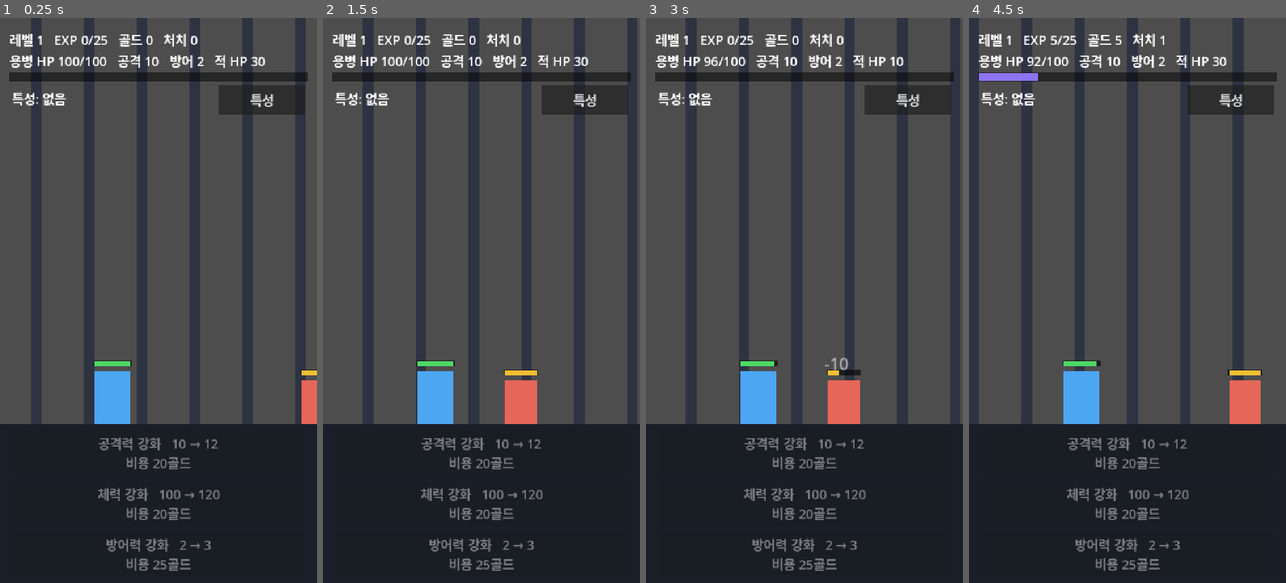
Above: before the commit, frames 1-4 (left to right).
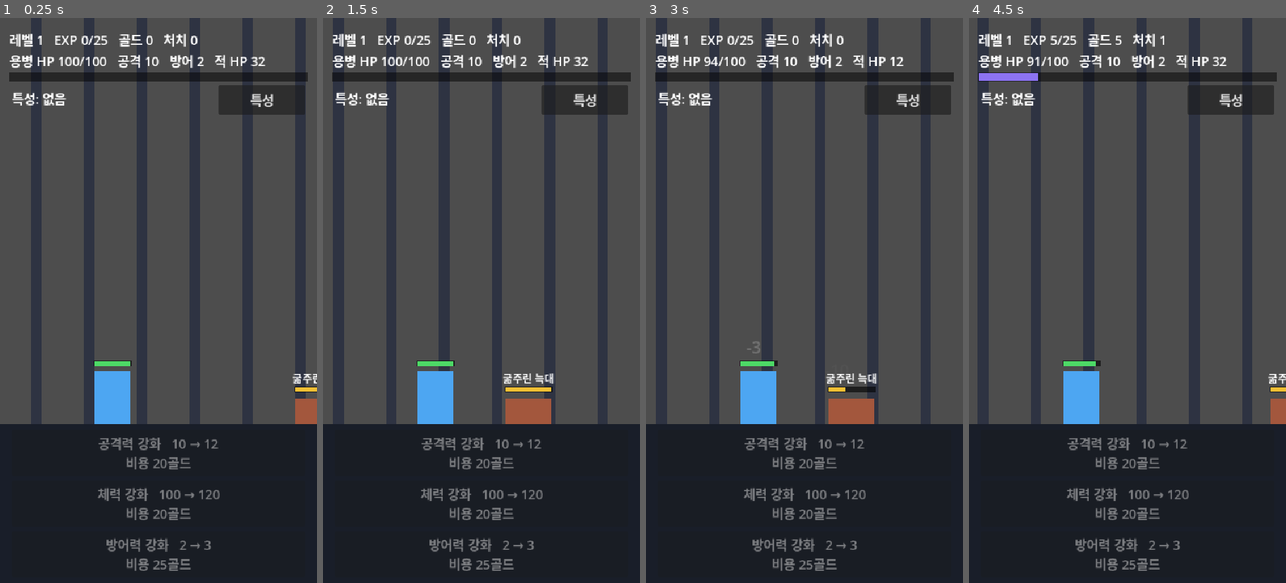
Above: after the commit, the same moments.

Repository: BN8624/unknown
Game: Godot game, scene res://Battle.tscn
Same seed, same stepped clock (60 frames per second), same inputs: the game is played once before the commit and once after it.
Inputs:
- Up to frame 1 (0.25 s): no input
- Up to frame 2 (1.5 s): click "특성" at 0.5 s; click "닫기" at 1.25 s
- Up to frame 3 (3 s): click "특성" at 2 s; click "닫기" at 2.75 s
- Up to frame 4 (4.5 s): click "특성" at 3.5 s; click "닫기" at 4.25 s

The runs differ from the first frame. In frame 1, 0.6% of the frame differs, in the area x 81-100%, y 6-72%; in frame 2, 27%; in frame 3, 27%, in the area x 3-100%, y 0-72%; in frame 4, 24%.

Commit message:
feat: TASK_006 일반 적 3종(늑대·고블린·방패병)과 결정적 순환
적 프로필 3종과 늑대3→고블린3→방패병1 고정 순환, 고블린 3연속(짧은
재등장), 크기·실루엣·이름·무리 번호 구분, 적별 보상, 프로필 기반
접근/공격 속도, 사망 후 순환 위치 유지. 검증 모드는 기준 적만 생성해
TASK_001~005 검증을 보존하고, 프로필·순서·보상·전투 역할을 별도
결정적으로 검증. 종료 코드 0(ALL PASS TASK_001~006).

Co-Authored-By: Claude Opus 4.8 <noreply@anthropic.com>

Diff:
--- a/Battle.gd
+++ b/Battle.gd
@@ -17,6 +17,16 @@
 const COMBAT_RANGE := 150.0           # 이 거리 안이면 전투 시작
 const RESPAWN_DELAY := 0.4            # 적 처치 후 다음 적까지 대기(초) — 단축
 const MERC_DEATH_DELAY := 1.0        # 용병 사망 후 재시작 대기(초)
+
+# ── 일반 적 3종과 순환 (TASK_006) ────────────────────────────────
+# 검증 모드는 위의 기준 적(ENEMY_*)만 쓰고, 일반 플레이만 아래 프로필로 순환한다.
+const ENEMY_PROFILES := {
+	"wolf": {"name": "굶주린 늑대", "max_hp": 32, "atk": 5, "defense": 0, "interval": 0.75, "approach_speed": 230.0, "gold": 5, "exp": 5},
+	"goblin": {"name": "고블린", "max_hp": 22, "atk": 4, "defense": 0, "interval": 1.0, "approach_speed": 200.0, "gold": 4, "exp": 4},
+	"shield": {"name": "방패병", "max_hp": 75, "atk": 8, "defense": 5, "interval": 1.5, "approach_speed": 130.0, "gold": 12, "exp": 10},
+}
+const ENEMY_SEQUENCE := ["wolf", "wolf", "wolf", "goblin", "goblin", "goblin", "shield"]
+const GOBLIN_GAP := 0.15            # 고블린 무리 내부 재등장 지연(초)
 
 # ── 성장: 골드와 공격력 강화 (TASK_002) ──────────────────────────
 const GOLD_PER_KILL := 5
@@ -60,6 +70,7 @@
 var enemy := {}              # 비어 있으면 현재 적 없음
 var respawn_timer := 0.0     # 적 처치 후 카운트다운
 var merc_revive_timer := 0.0 # 용병 사망 후 카운트다운
+var enemy_seq_index := 0     # 적 순환 위치 (처치 시 전진, 사망 재시작에는 유지)
 var bg_stripes: Array = []
 
 # ── 검증용 (헤드리스 --verify 실행 시에만 동작) ──────────────────
@@ -120,6 +131,7 @@
 var v_hp := false
 var v_def := false
 var v_traits := false
+var v_enemies := false
 var v_phase := 0   # 검증 강화 순서: 0=체력, 1=방어력, 2=공격력
 
 
@@ -161,7 +173,7 @@
 	match enemy.state:
 		WALK:
 			_advance(delta)
-			enemy.body.position.x -= ENEMY_APPROACH_SPEED * delta
+			enemy.body.position.x -= enemy.approach_speed * delta
 			_sync_enemy_ui()
 			if enemy.body.position.x - merc.body.position.x <= COMBAT_RANGE:
 				enemy.state = COMBAT
@@ -228,7 +240,7 @@
 	add_child(hp_fill)
 
 	merc = {
-		"body": body, "hp_bg": hp_bg, "hp_fill": hp_fill,
+		"body": body, "hp_bg": hp_bg, "hp_fill": hp_fill, "bar_w": 60.0,
 		"max_hp": MERC_MAX_HP, "hp": MERC_MAX_HP,
 		"atk": MERC_ATK, "defense": MERC_DEF, "interval": MERC_INTERVAL, "atk_timer": 0.0,
 		"state": WALK, "base_x": MERC_X,
@@ -237,38 +249,111 @@
 
 # ── 적 ───────────────────────────────────────────────────────────
 func _spawn_enemy() -> void:
+	# 검증 모드는 기준 적(기존 ENEMY_*, 보상 5/5)만 생성해 TASK_002~005 검증을 보존한다.
+	var typ := "verify"
+	var prof := {"name": "검증적", "max_hp": ENEMY_MAX_HP, "atk": ENEMY_ATK, "defense": ENEMY_DEF, "interval": ENEMY_INTERVAL, "approach_speed": ENEMY_APPROACH_SPEED, "gold": GOLD_PER_KILL, "exp": EXP_PER_KILL}
+	var wave_cur := 0
+	var wave_total := 0
+	if not verify_mode:
+		typ = ENEMY_SEQUENCE[enemy_seq_index % ENEMY_SEQUENCE.size()]
+		prof = ENEMY_PROFILES[typ]
+		if typ == "goblin":
+			var info := _goblin_wave_info(enemy_seq_index % ENEMY_SEQUENCE.size())
+			wave_cur = info.x
+			wave_total = info.y
+
+	# 종류별 크기·색·실루엣 구분
+	var bsize := Vector2(54, 74)
+	var bcolor := Color(0.90, 0.40, 0.35)
+	match typ:
+		"wolf":
+			bsize = Vector2(78, 44); bcolor = Color(0.64, 0.34, 0.24)
+		"goblin":
+			bsize = Vector2(42, 64); bcolor = Color(0.32, 0.72, 0.34)
+		"shield":
+			bsize = Vector2(66, 96); bcolor = Color(0.52, 0.57, 0.64)
+	var by: float = (GROUND_Y + 90) - bsize.y   # 바닥선에 발을 맞춘다
+	var bar_w: float = bsize.x
+
 	var body := ColorRect.new()
-	body.color = Color(0.90, 0.40, 0.35)
-	body.size = Vector2(54, 74)
-	body.position = Vector2(ENEMY_SPAWN_X, GROUND_Y + 16)
+	body.color = bcolor
+	body.size = bsize
+	body.position = Vector2(ENEMY_SPAWN_X, by)
 	add_child(body)
 
 	var hp_bg := ColorRect.new()
 	hp_bg.color = Color(0, 0, 0, 0.6)
-	hp_bg.size = Vector2(58, 10)
-	hp_bg.position = Vector2(ENEMY_SPAWN_X - 2, GROUND_Y - 2)
+	hp_bg.size = Vector2(bar_w + 4, 10)
+	hp_bg.position = Vector2(ENEMY_SPAWN_X - 2, by - 20)
 	add_child(hp_bg)
 
 	var hp_fill := ColorRect.new()
 	hp_fill.color = Color(0.95, 0.75, 0.20)
-	hp_fill.size = Vector2(54, 8)
-	hp_fill.position = Vector2(ENEMY_SPAWN_X, GROUND_Y - 1)
+	hp_fill.size = Vector2(bar_w, 8)
+	hp_fill.position = Vector2(ENEMY_SPAWN_X, by - 19)
 	add_child(hp_fill)
 
+	var name_label := Label.new()
+	name_label.size = Vector2(180, 26)
+	name_label.position = Vector2(ENEMY_SPAWN_X + bar_w * 0.5 - 90, by - 48)
+	name_label.horizontal_alignment = HORIZONTAL_ALIGNMENT_CENTER
+	name_label.add_theme_font_size_override("font_size", 18)
+	name_label.text = ("고블린 무리 %d/%d" % [wave_cur, wave_total]) if typ == "goblin" else prof.name
+	if kfont != null:
+		name_label.add_theme_font_override("font", kfont)
+	add_child(name_label)
+
 	enemy = {
-		"body": body, "hp_bg": hp_bg, "hp_fill": hp_fill,
-		"max_hp": ENEMY_MAX_HP, "hp": ENEMY_MAX_HP,
-		"atk": ENEMY_ATK, "defense": ENEMY_DEF, "interval": ENEMY_INTERVAL, "atk_timer": 0.0,
-		"state": WALK,
+		"type": typ, "name": prof.name,
+		"body": body, "hp_bg": hp_bg, "hp_fill": hp_fill, "name_label": name_label, "bar_w": bar_w,
+		"max_hp": prof.max_hp, "hp": prof.max_hp,
+		"atk": prof.atk, "defense": prof.defense, "interval": prof.interval,
+		"approach_speed": prof.approach_speed,
+		"gold_reward": prof.gold, "exp_reward": prof.exp,
+		"atk_timer": 0.0, "state": WALK,
 	}
+
+	# 방패병: 몸 앞(용병 쪽)에 시각용 방패 도형
+	if typ == "shield":
+		var sh := ColorRect.new()
+		sh.color = Color(0.78, 0.82, 0.9)
+		sh.size = Vector2(14, 56)
+		sh.position = Vector2(ENEMY_SPAWN_X - 8, by + 20)
+		add_child(sh)
+		enemy["shield"] = sh
+
 	current_enemy_hits = 0
 	_sync_enemy_ui()
 
 
 func _sync_enemy_ui() -> void:
+	# 적 본체와 함께 체력 바·이름표·방패를 이동시킨다
 	var bx: float = enemy.body.position.x
+	var bar_w: float = enemy.bar_w
 	enemy.hp_bg.position.x = bx - 2
 	enemy.hp_fill.position.x = bx
+	enemy.name_label.position.x = bx + bar_w * 0.5 - 90
+	if enemy.has("shield"):
+		enemy.shield.position.x = bx - 8
+
+
+# 고블린 무리에서 현재 몇 번째인지 (현재, 전체) 반환
+func _goblin_wave_info(seq_pos: int) -> Vector2i:
+	var n := ENEMY_SEQUENCE.size()
+	var s := seq_pos
+	while s > 0 and ENEMY_SEQUENCE[s - 1] == "goblin":
+		s -= 1
+	var e := seq_pos
+	while e < n - 1 and ENEMY_SEQUENCE[e + 1] == "goblin":
+		e += 1
+	return Vector2i(seq_pos - s + 1, e - s + 1)
+
+
+# 적의 모든 노드를 정리한다 (잔존·겹침 방지)
+func _free_enemy_nodes(e: Dictionary) -> void:
+	for k in ["body", "hp_bg", "hp_fill", "name_label", "shield"]:
+		if e.has(k) and e[k] != null and is_instance_valid(e[k]):
+			e[k].queue_free()
 
 
 # ── 전투 ─────────────────────────────────────────────────────────
@@ -452,24 +537,29 @@
 func _kill_enemy() -> void:
 	kill_count += 1
 	var hits := current_enemy_hits
-	# 적 처치 → 골드 +5 → 경험치 +5 → 레벨업 확인
-	gold += GOLD_PER_KILL
-	exp += EXP_PER_KILL
+	# 적 처치 → 현재 적 프로필의 골드·경험치 지급(한 번) → 레벨업 확인
+	var killed_type: String = enemy.get("type", "verify")
+	gold += enemy.gold_reward
+	exp += enemy.exp_reward
 	_check_level_up()
-	# 사망 연출 후 제거
+	# 사망 연출 후 모든 적 노드 정리
 	var dying := enemy
 	dying.state = DEAD
 	var tw := create_tween()
 	tw.tween_property(dying.body, "modulate:a", 0.0, 0.25)
 	tw.parallel().tween_property(dying.body, "scale", Vector2(0.6, 0.6), 0.25)
-	tw.tween_callback(func() -> void:
-		dying.body.queue_free()
-		dying.hp_bg.queue_free()
-		dying.hp_fill.queue_free())
+	tw.tween_callback(func() -> void: _free_enemy_nodes(dying))
 	enemy = {}
-	respawn_timer = RESPAWN_DELAY
 	merc.state = WALK
 	merc.atk_timer = 0.0
+
+	# 적 순환 전진 + 다음 등장 지연(고블린 무리 내부는 짧게)
+	if not verify_mode:
+		enemy_seq_index += 1
+		var nxt: String = ENEMY_SEQUENCE[enemy_seq_index % ENEMY_SEQUENCE.size()]
+		respawn_timer = GOBLIN_GAP if (killed_type == "goblin" and nxt == "goblin") else RESPAWN_DELAY
+	else:
+		respawn_timer = RESPAWN_DELAY
 	_update_upgrade_ui()
 
 	if verify_mode:
@@ -612,15 +702,18 @@
 				_vfail("atk upgrade gold=%d atk=%d cost=%d" % [gold, merc.atk, atk_upgrade_cost]); return
 			print("[VERIFY] atk upgrade -> atk=%d cost=%d gold=%d 강화횟수=%d" % [merc.atk, atk_upgrade_cost, gold, attack_upgrade_count])
 
-	# 기존 검증 통과 후 TASK_005 특성 검증을 1회 실행한다.
-	if v_damage and v_hp and v_def and v_task002 and v_task003 and not v_traits:
+	# 기존 검증 통과 후 TASK_005 특성, 이어서 TASK_006 적 검증을 1회씩 실행한다.
+	var base5: bool = v_damage and v_hp and v_def and v_task002 and v_task003
+	if base5 and not v_traits:
 		_verify_traits()
-	# 특성 검증까지 모두 통과 시 종료 코드 0
-	if v_damage and v_hp and v_def and v_task002 and v_task003 and v_traits:
-		print("[VERIFY] ALL PASS kills=%d lv=%d atk=%d def=%d maxhp=%d (특성 포함)" % [kill_count, level, merc.atk, merc.defense, merc.max_hp])
+	if base5 and v_traits and not v_enemies:
+		_verify_enemies()
+	# 모든 검증 통과 시 종료 코드 0
+	if base5 and v_traits and v_enemies:
+		print("[VERIFY] ALL PASS TASK_001~006 kills=%d lv=%d atk=%d def=%d maxhp=%d" % [kill_count, level, merc.atk, merc.defense, merc.max_hp])
 		get_tree().quit(0)
 	if kill_count >= 120:
-		_vfail("incomplete dmg=%s hp=%s def=%s t002=%s t003=%s traits=%s kills=%d" % [str(v_damage), str(v_hp), str(v_def), str(v_task002), str(v_task003), str(v_traits), kill_count])
+		_vfail("incomplete dmg=%s hp=%s def=%s t002=%s t003=%s traits=%s enemies=%s kills=%d" % [str(v_damage), str(v_hp), str(v_def), str(v_task002), str(v_task003), str(v_traits), str(v_enemies), kill_count])
 
 
 # ── TASK_005 특성 검증 (확률 비의존, 강제 발동 경로) ─────────────
@@ -739,6 +832,56 @@
 	print("[VERIFY] task005 특성 ALL PASS")
 
 
+# ── TASK_006 적 검증 (프로필·순서·보상·피해, 무작위 비의존) ──────
+func _verify_enemies() -> void:
+	# 1) 프로필 수치
+	var expect := {
+		"wolf": {"max_hp": 32, "atk": 5, "defense": 0, "interval": 0.75, "gold": 5, "exp": 5},
+		"goblin": {"max_hp": 22, "atk": 4, "defense": 0, "interval": 1.0, "gold": 4, "exp": 4},
+		"shield": {"max_hp": 75, "atk": 8, "defense": 5, "interval": 1.5, "gold": 12, "exp": 10},
+	}
+	for k in expect:
+		var p: Dictionary = ENEMY_PROFILES[k]
+		for f in expect[k]:
+			if not is_equal_approx(float(p[f]), float(expect[k][f])):
+				_vfail("profile %s.%s=%s expected %s" % [k, f, str(p[f]), str(expect[k][f])]); return
+	print("[VERIFY] TASK_006 enemy profiles PASS")
+
+	# 2) 결정적 등장 순서 (첫 14회) + 고블린 무리 번호
+	var want := ["wolf", "wolf", "wolf", "goblin", "goblin", "goblin", "shield", "wolf", "wolf", "wolf", "goblin", "goblin", "goblin", "shield"]
+	var got: Array = []
+	for i in range(14):
+		got.append(ENEMY_SEQUENCE[i % ENEMY_SEQUENCE.size()])
+	if got != want:
+		_vfail("sequence %s" % str(got)); return
+	if _goblin_wave_info(3) != Vector2i(1, 3) or _goblin_wave_info(4) != Vector2i(2, 3) or _goblin_wave_info(5) != Vector2i(3, 3):
+		_vfail("goblin wave %s %s %s" % [str(_goblin_wave_info(3)), str(_goblin_wave_info(4)), str(_goblin_wave_info(5))]); return
+	print("[VERIFY] TASK_006 sequence PASS (늑대3·고블린3·방패병1, 무리 1/3·2/3·3/3)")
+
+	# 3) 보상 (프로필 값 = 지급 보상)
+	if int(ENEMY_PROFILES["wolf"].gold) != 5 or int(ENEMY_PROFILES["wolf"].exp) != 5 \
+		or int(ENEMY_PROFILES["goblin"].gold) != 4 or int(ENEMY_PROFILES["goblin"].exp) != 4 \
+		or int(ENEMY_PROFILES["shield"].gold) != 12 or int(ENEMY_PROFILES["shield"].exp) != 10:
+		_vfail("rewards mismatch"); return
+	print("[VERIFY] TASK_006 rewards PASS (늑대 5/5, 고블린 4/4, 방패병 12/10)")
+
+	# 4) 전투 역할: 공격력 10 기준 적에게 주는 피해 + 적이 주는 피해
+	var w_def: int = ENEMY_PROFILES["wolf"].defense
+	var s_def: int = ENEMY_PROFILES["shield"].defense
+	if _damage(10, w_def) != 10 or _damage(10, s_def) != 5:
+		_vfail("hit dmg wolf=%d shield=%d" % [_damage(10, w_def), _damage(10, s_def)]); return
+	if _power_damage(10, s_def) != 17:   # round(22)-5
+		_vfail("강타 vs 방패병=%d" % _power_damage(10, s_def)); return
+	if _damage(ENEMY_PROFILES["wolf"].atk, MERC_DEF) != 3 \
+		or _damage(ENEMY_PROFILES["goblin"].atk, MERC_DEF) != 2 \
+		or _damage(ENEMY_PROFILES["shield"].atk, MERC_DEF) != 6:
+		_vfail("적 피해 늑대/고블린/방패병 %d/%d/%d" % [_damage(ENEMY_PROFILES["wolf"].atk, MERC_DEF), _damage(ENEMY_PROFILES["goblin"].atk, MERC_DEF), _damage(ENEMY_PROFILES["shield"].atk, MERC_DEF)]); return
+	print("[VERIFY] TASK_006 combat roles PASS (방패병 일반5<강타17, 적 피해 3/2/6)")
+
+	v_enemies = true
+	print("[VERIFY] task006 적 ALL PASS")
+
+
 func _kill_merc() -> void:
 	merc.state = DEAD
 	merc.body.modulate = Color(0.5, 0.5, 0.5)
@@ -759,9 +902,7 @@
 	_update_hp_bar(merc)
 	merc.state = WALK
 	if not enemy.is_empty():
-		enemy.body.queue_free()
-		enemy.hp_bg.queue_free()
-		enemy.hp_fill.queue_free()
+		_free_enemy_nodes(enemy)   # 현재 적 제거 (순환 위치는 유지 — 같은 적이 다시 등장)
 		enemy = {}
 	respawn_timer = RESPAWN_DELAY
 
@@ -789,7 +930,7 @@
 
 func _update_hp_bar(unit: Dictionary) -> void:
 	var ratio: float = float(unit.hp) / float(unit.max_hp)
-	unit.hp_fill.size.x = max(0.0, 60.0 * ratio) if unit == merc else max(0.0, 54.0 * ratio)
+	unit.hp_fill.size.x = maxf(0.0, unit.bar_w * ratio)
 
 
 # ── 상단 상태 표시 ───────────────────────────────────────────────
Not shown, changed: HANDOFF.md
Not shown, changed: checklist.md
Not shown, changed: context-notes.md
